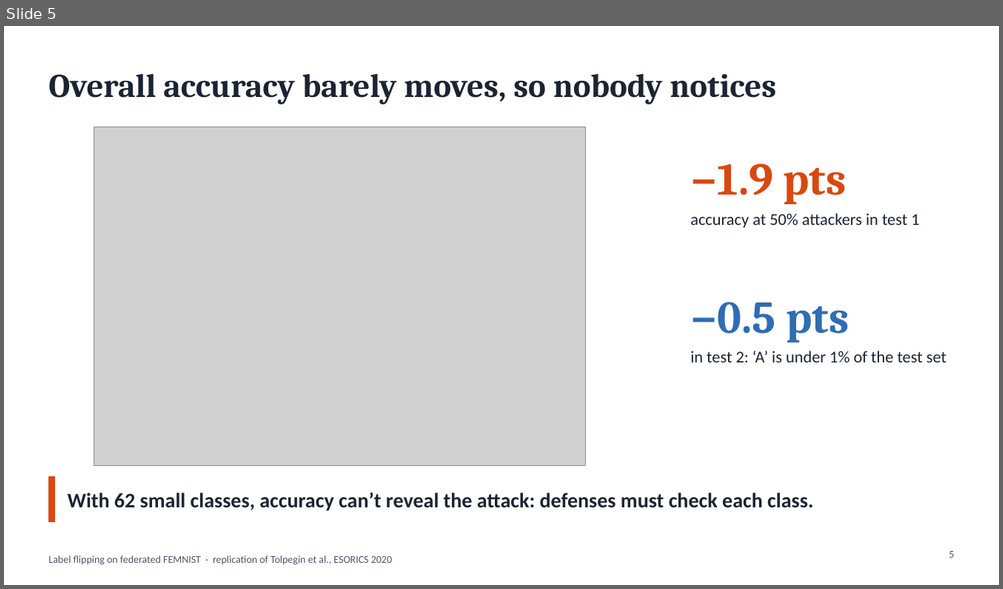
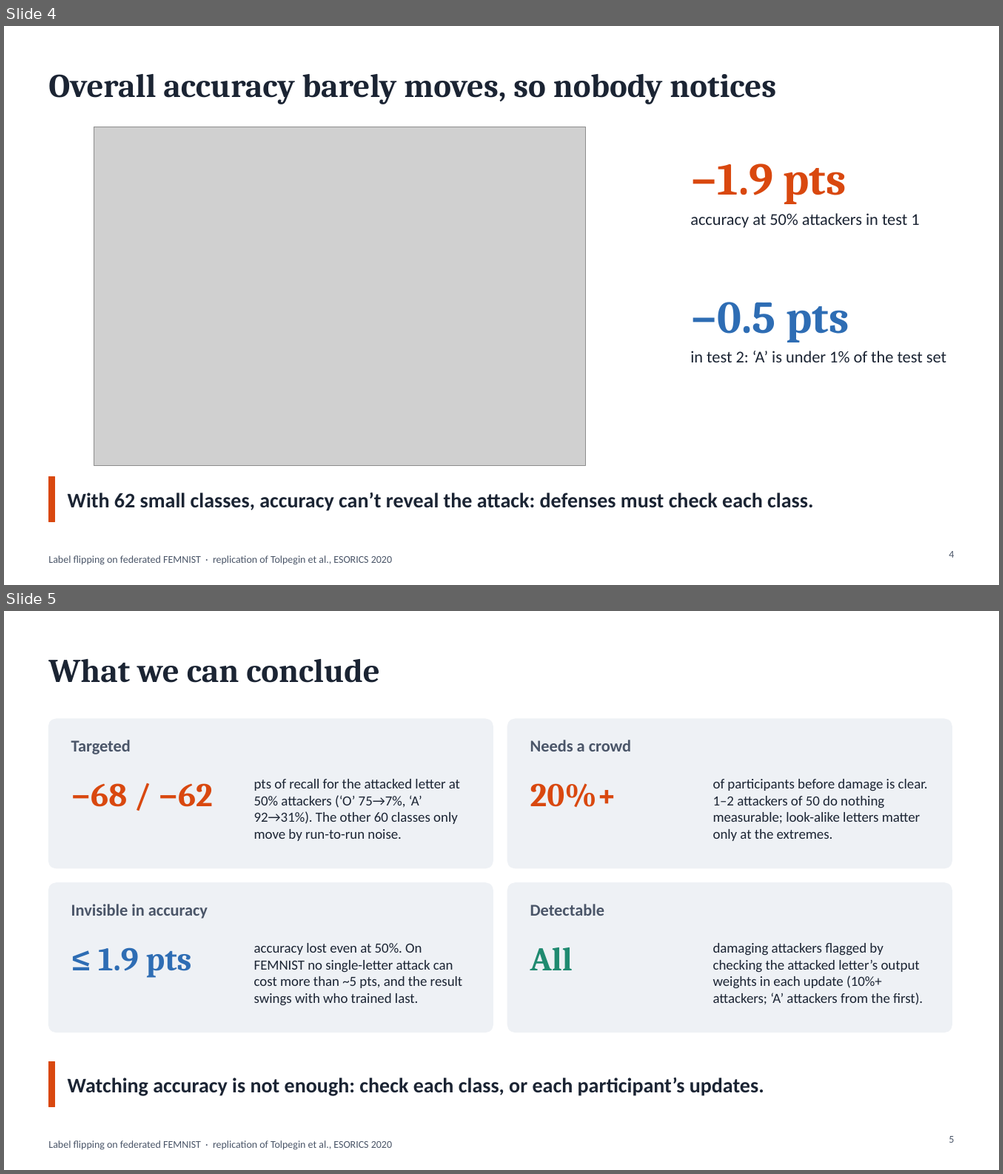
Before and after one commit to wetthamm/FederatedLearning, a slide deck: writeup/FEMNIST_label_flipping_5slides.pptx. Shown one above the other, each under a label of ours: slide 5 before the commit, slides 4 and 5 after it. The pictures are 1003x589 and 1003x1174 pixels, drawn with LibreOffice and Linux fonts; fonts in the diff are those of the drawing; grey boxes stand for pictures. Boxes give left, top, right and bottom in pixels: in the first picture for what was removed or moved away, otherwise in the second. Text is boxed around its words. In the diff, an @@ line names an element or a change of style, - is before the commit and + after.

```diff
--- a/writeup/FEMNIST_label_flipping_5slides.pptx
+++ b/writeup/FEMNIST_label_flipping_5slides.pptx
@@ slide 5 added at [4,611,999,1170], background #FFFFFF; not listed: 1 template element that a slide beside it also shows @@
@@ title added at [48,659,380,683], 32 pt, text #1B2433, bold @@
+What we can conclude
@@ rounded rectangle added at [48,719,492,869], fill #EEF1F5, outline #EEF1F5 1 pt @@
@@ rounded rectangle added at [508,719,951,869], fill #EEF1F5, outline #EEF1F5 1 pt @@
@@ text added at [71,740,131,755], 16 pt, text #4A5568, bold @@
+Targeted
@@ text added at [530,740,631,752], 16 pt, text #4A5568, bold @@
+Needs a crowd
@@ text added at [71,783,213,807], 32 pt, text #D9480F, bold @@
+−68 / −62
@@ text added at [254,779,460,841], 13.5 pt, text #1B2433 @@
+pts of recall for the attacked letter at 50% attackers (‘O’ 75→7%, ‘A’ 92→31%). The other 60 classes only move by run-to-run noise.
@@ text added at [530,783,617,807], 32 pt, text #D9480F, bold @@
+20%+
@@ text added at [713,779,928,841], 13.5 pt, text #1B2433 @@
+of participants before damage is clear. 1–2 attackers of 50 do nothing measurable; look-alike letters matter only at the extremes.
@@ rounded rectangle added at [48,883,492,1033], fill #EEF1F5, outline #EEF1F5 1 pt @@
@@ rounded rectangle added at [508,883,951,1033], fill #EEF1F5, outline #EEF1F5 1 pt @@
@@ text added at [71,904,208,919], 16 pt, text #4A5568, bold @@
+Invisible in accuracy
@@ text added at [530,904,604,916], 16 pt, text #4A5568, bold @@
+Detectable
@@ text added at [254,943,463,1006], 13.5 pt, text #1B2433 @@
+accuracy lost even at 50%. On FEMNIST no single-letter attack can cost more than ~5 pts, and the result swings with who trained last.
@@ text added at [713,943,922,1005], 13.5 pt, text #1B2433 @@
+damaging attackers flagged by checking the attacked letter’s output weights in each update (10%+ attackers; ‘A’ attackers from the first).
@@ text added at [98,948,192,978], 32 pt, text #2E6DB4, bold @@
+≤ 1.9 pts
@@ text added at [530,948,572,971], 32 pt, text #1F8A70, bold @@
+All
@@ rectangle added at [48,1062,55,1107], fill #D9480F, outline #D9480F 1 pt @@
@@ text added at [68,1078,764,1096], 20 pt, text #1B2433, bold @@
+Watching accuracy is not enough: check each class, or each participant’s updates.
@@ page number added at [948,1136,953,1143], 10 pt, text #4A5568 @@
+5
@@ what was slide 5 is now slide 4 @@
@@ page number at [948,551,953,558]: text changed @@
-5
+4
```
Also in this commit, not shown: 2 slides removed, 3 other files.
